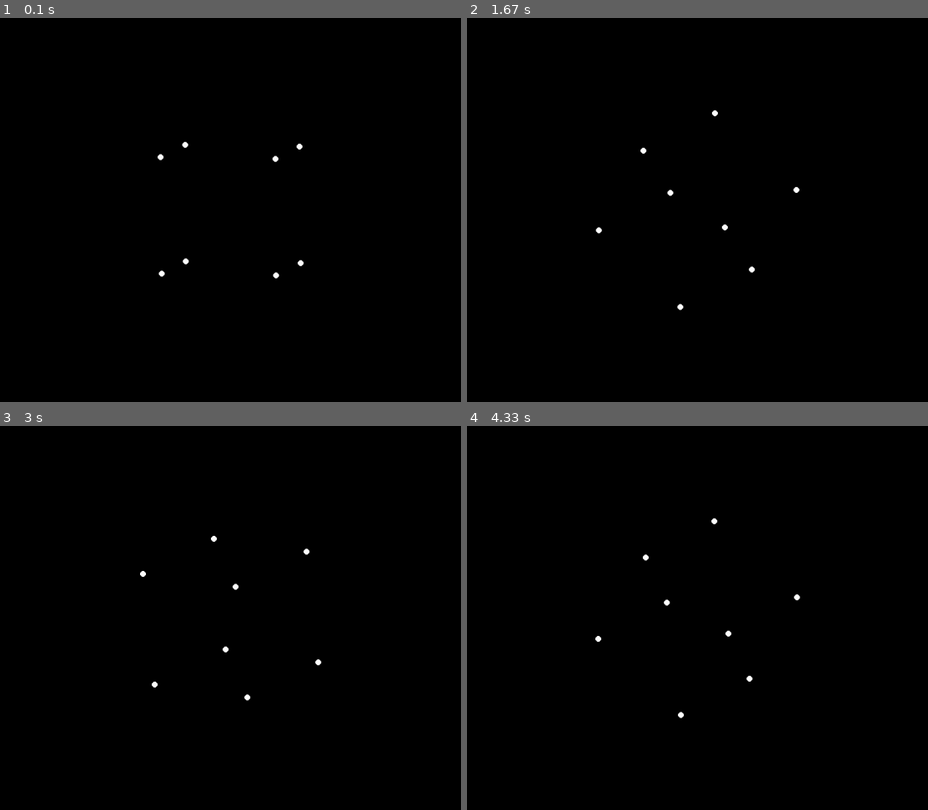
Above: before the commit, frames 1-4 (two rows, left to right).
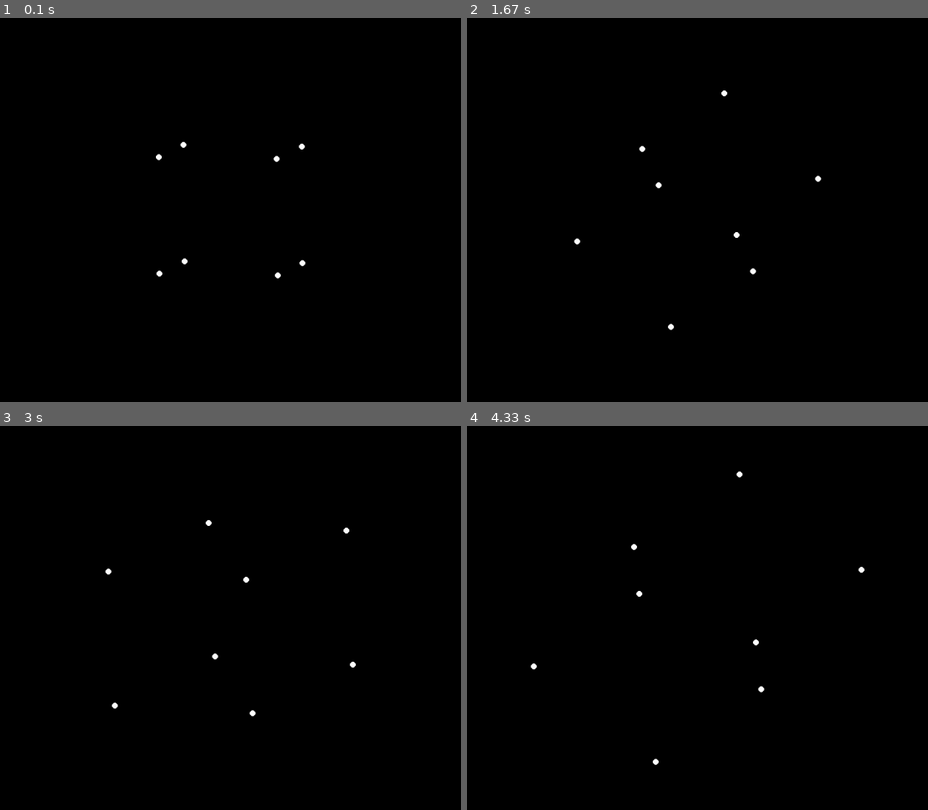
Above: after the commit, the same moments.

Repository: SteakFisher/pyGameEngine
Game: pygame game, started from main.py
The game is run twice, just before and just after one commit, with the same random seed, the same clock (stepped at 60 frames per second) and the same inputs.
Inputs:
- Up to frame 1 (0.1 s): no input
- Up to frame 2 (1.67 s): no input
- Up to frame 3 (3 s): no input
- Up to frame 4 (4.33 s): no input

The runs differ from the first frame. In frame 1, 0.2% of the frame differs, in the area x 33-67%, y 32-68%; in frame 2, 0.3%; in frame 3, 0.3%, in the area x 22-78%, y 24-76%; in frame 4, 0.3%.

Commit message:
Added scaling matrix and refactored drawing to be item specific

Diff:
--- a/classes/Cube.py
+++ b/classes/Cube.py
@@ -1,6 +1,10 @@
 from typing import List
 
-from utils.types import Position, Rotation
+import pygame
+from pygame import Color
+
+from utils.types import Position, Rotation, ScalingFactor
+from utils.config import getConfig
 import numpy as np
 
 
@@ -45,16 +49,32 @@
             [0, 0, 1]
         ])
 
-        new = []
+        rotated = []
 
         for vertex in self.vertices:
             vertex = np.matmul(zRotationMatrix, vertex)
             vertex = np.matmul(yRotationMatrix, vertex)
             vertex = np.matmul(xRotationMatrix, vertex)
 
-            new.append(vertex)
+            rotated.append(vertex)
 
-        self.vertices = np.array(new)
+        self.vertices = np.array(rotated)
+
+    def scale(self, factor: ScalingFactor):
+        scalingMatrix = np.array([
+            [factor['x'], 0, 0],
+            [0, factor['y'], 0],
+            [0, 0, factor['z']]
+        ])
+
+        scaled = []
+
+        for vertex in self.vertices:
+            scaledVertex = np.matmul(scalingMatrix, vertex)
+
+            scaled.append(scaledVertex)
+
+        self.vertices = np.array(scaled)
 
     def orthographic_project(self):
         projectionMatrix = np.array([
@@ -67,3 +87,16 @@
             projected.append(np.matmul(projectionMatrix, vertex))
 
         return projected
+
+    def draw(self, screen):
+        projected = self.orthographic_project()
+
+        screen.get_width()
+        screen.get_height()
+
+        for vertex in projected:
+            pygame.draw.circle(screen, Color(255, 255, 255),
+                               (
+                                        (screen.get_width() / 2 + (vertex[0] * getConfig()['scale'])),
+                                        (screen.get_height() / 2 + (vertex[1] * getConfig()['scale']))
+                                       ), 5)
--- a/main.py
+++ b/main.py
@@ -2,7 +2,6 @@
 
 import pygame
 from pygame import Color
-
 
 from classes.Cube import Cube
 from classes.Camera import Camera
@@ -32,14 +31,10 @@
 
     cube1.rotate({'x': 1, 'y': 2, 'z': 0})
 
-
+    cube1.scale({'x': 1.005, 'y': 1, 'z': 1})
 
     for item in environment:
-        projected = item.orthographic_project()
-
-        for vertex in projected:
-            pygame.draw.circle(screen, Color(255, 255, 255),
-                               ((screen_width / 2 + (vertex[0] * scale)), (screen_height / 2 + (vertex[1] * scale))), 5)
+        item.draw(screen)
 
     # pygame.draw.line(screen, Color(255, 255, 255), (0, 100), (100, 100))
 
--- /dev/null
+++ b/utils/config.py
@@ -0,0 +1,4 @@
+def getConfig():
+    return {
+        'scale': 100
+    }
--- a/utils/types.py
+++ b/utils/types.py
@@ -11,3 +11,9 @@
     x: float
     y: float
     z: float
+
+
+class ScalingFactor(TypedDict):
+    x: float
+    y: float
+    z: float
